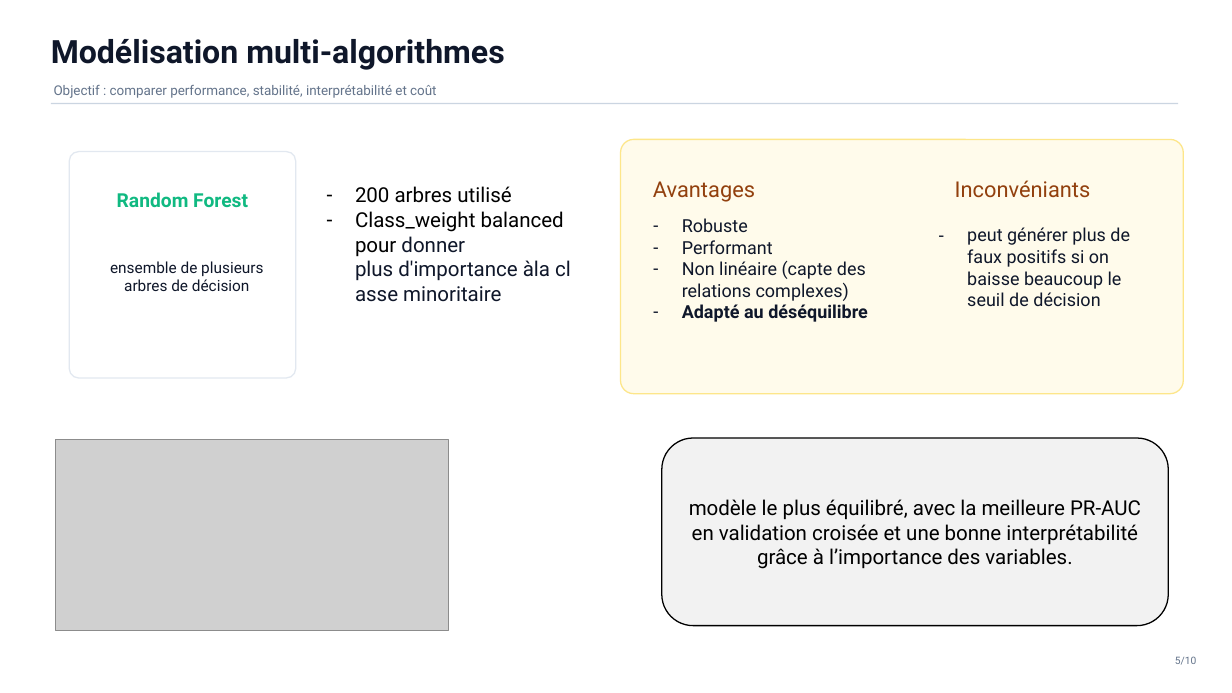
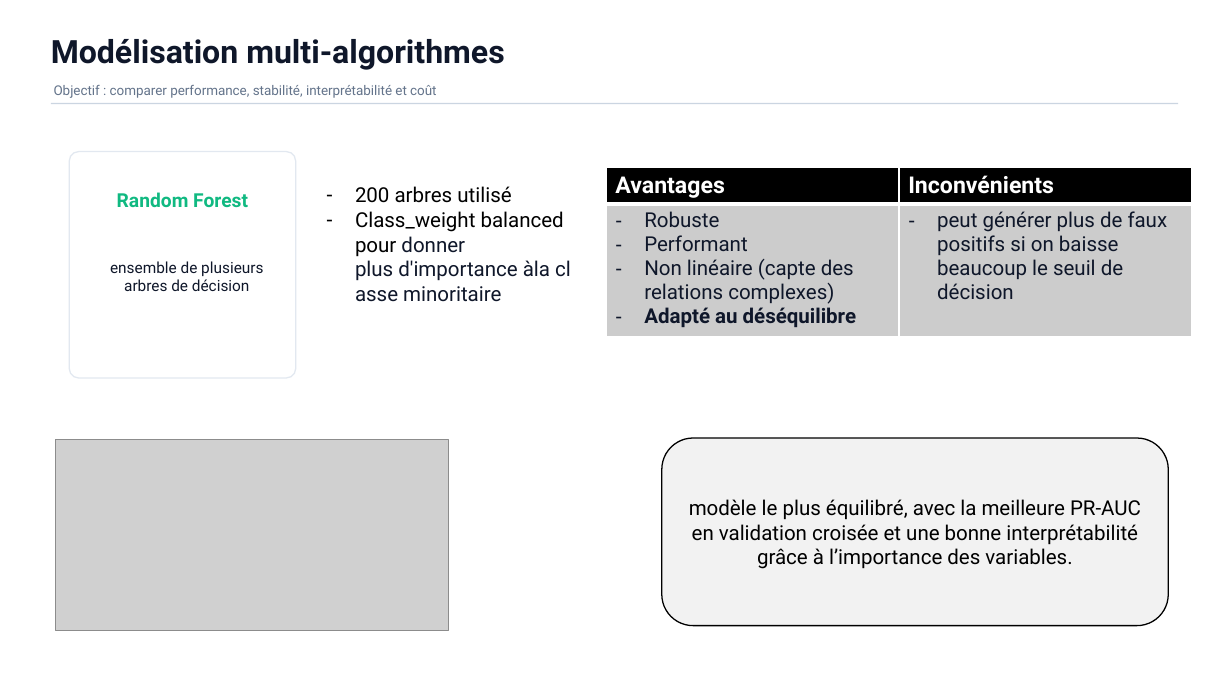
Before and after one commit to NerdBat/Projet-data-science, a slide deck: slide 9 of presentation data science.pptx. Drawn at 1232x693 pixels with LibreOffice and Linux fonts; fonts in the diff are those of the drawing; grey boxes stand for pictures. Boxes give left, top, right and bottom in pixels: in the first picture for what was removed or moved away, otherwise in the second. Text is boxed around its words. In the diff, an @@ line names an element or a change of style, - is before the commit and + after.

```diff
--- a/presentation data science.pptx
+++ b/presentation data science.pptx
@@ rounded rectangle removed at <box>621,140,1184,394</box> @@
@@ table added at <box>606,167,1192,336</box>, 2 rows, 2 columns @@
+Avantages | Inconvénients
+Robuste / Performant / Non linéaire (capte des relations complexes) / Adapté au déséquilibre | peut générer plus de faux positifs si on baisse beaucoup le seuil de décision
@@ text removed at <box>653,181,755,202</box> @@
-Avantages
@@ text removed at <box>955,180,1091,198</box> @@
-Inconvéniants
@@ text removed at <box>682,218,868,322</box> @@
-– Robuste
-– Performant
-– Non linéaire (capte des relations complexes)
-– Adapté au déséquilibre
@@ text removed at <box>967,227,1130,306</box> @@
-– peut générer plus de faux positifs si on baisse beaucoup le seuil de décision
@@ text removed at <box>1175,656,1197,665</box> @@
-5/10
```
Also in this commit, not shown: 13 other slides changed, 1 other file.
